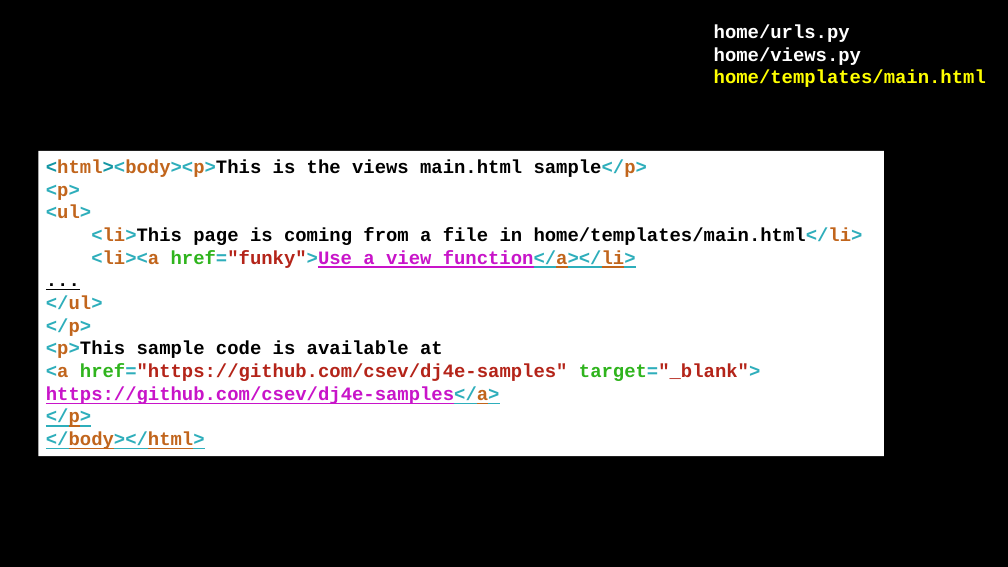
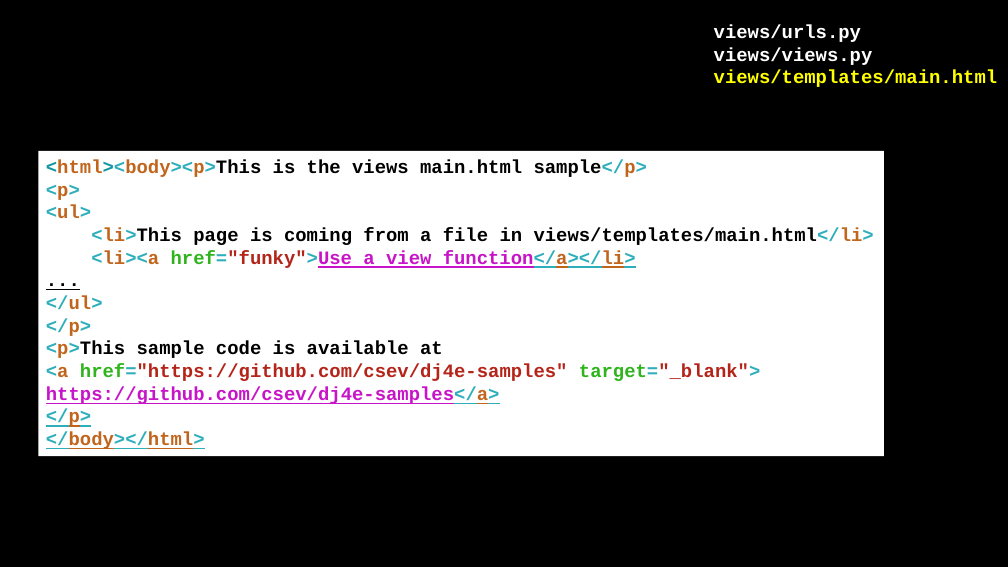
Before and after one commit to csev/dj4e, a slide deck: slide 5 of lectures/DJ-06-Views-Templates.pptx. Drawn at 1008x567 pixels with LibreOffice and Linux fonts; fonts in the diff are those of the drawing. Boxes give left, top, right and bottom in pixels: in the first picture for what was removed or moved away, otherwise in the second. Text is boxed around its words. In the diff, an @@ line names an element or a change of style, - is before the commit and + after.

```diff
--- a/lectures/DJ-06-Views-Templates.pptx
+++ b/lectures/DJ-06-Views-Templates.pptx
@@ text at [714,25,998,87]: text changed @@
-home/urls.py
-home/views.py
-home/templates/main.html
+views/urls.py
+views/views.py
+views/templates/main.html
@@ text in rectangle at [91,228,874,245]: text changed @@
-<li>This page is coming from a file in home/templates/main.html</li>
+<li>This page is coming from a file in views/templates/main.html</li>
```
Also in this commit, not shown: 3 other slides changed, 1 other file.
